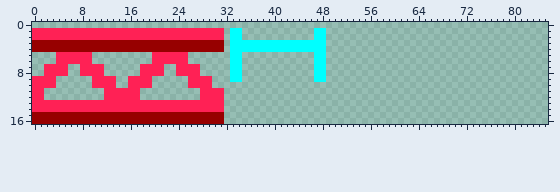
Edited in one commit: sprite sheet (assets/sprites/level_sheet.png). The picture above is the old version.
The file is 86x17 pixels.
Once edited:
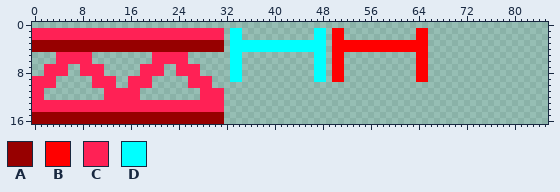
Palette (. is transparent): A #970000  B #ff0000  C #ff2155  D #00ffff
The edit:
y 1..2: x 50..51 .. -> BB; x 64..65 .. -> BB
y 3..4: x 50..65 ................ -> BBBBBBBBBBBBBBBB
y 5..9: x 50..51 .. -> BB; x 64..65 .. -> BB
Where, in picture pixels (left, top, right, bottom), the same in both pictures:
added: (332, 28, 428, 82)
